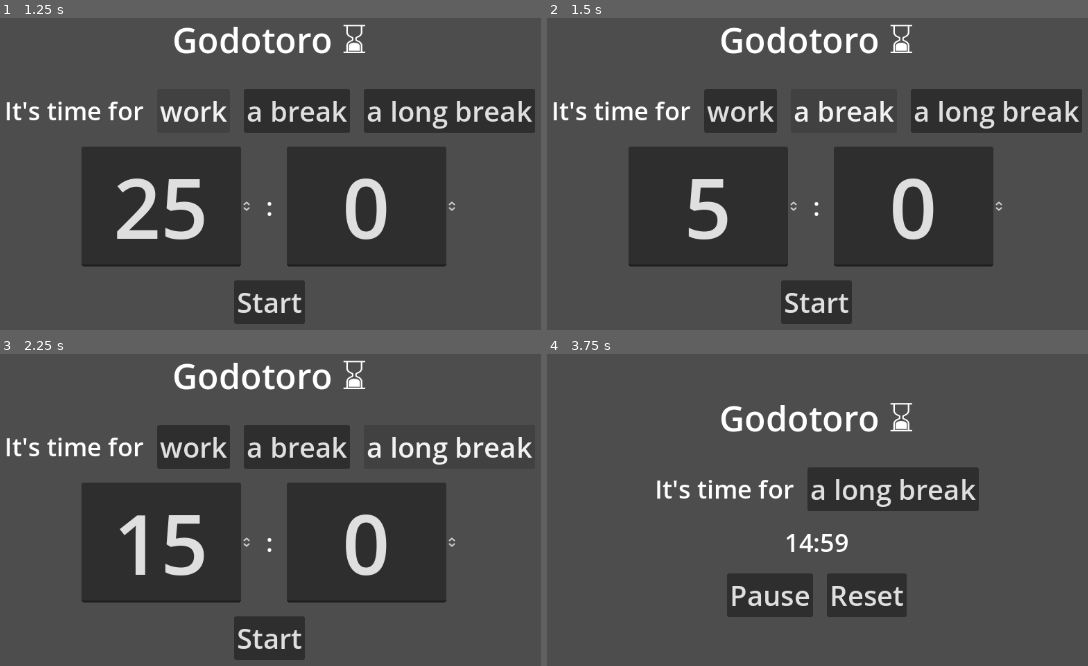
Above: before the commit, frames 1-4 (two rows, left to right).
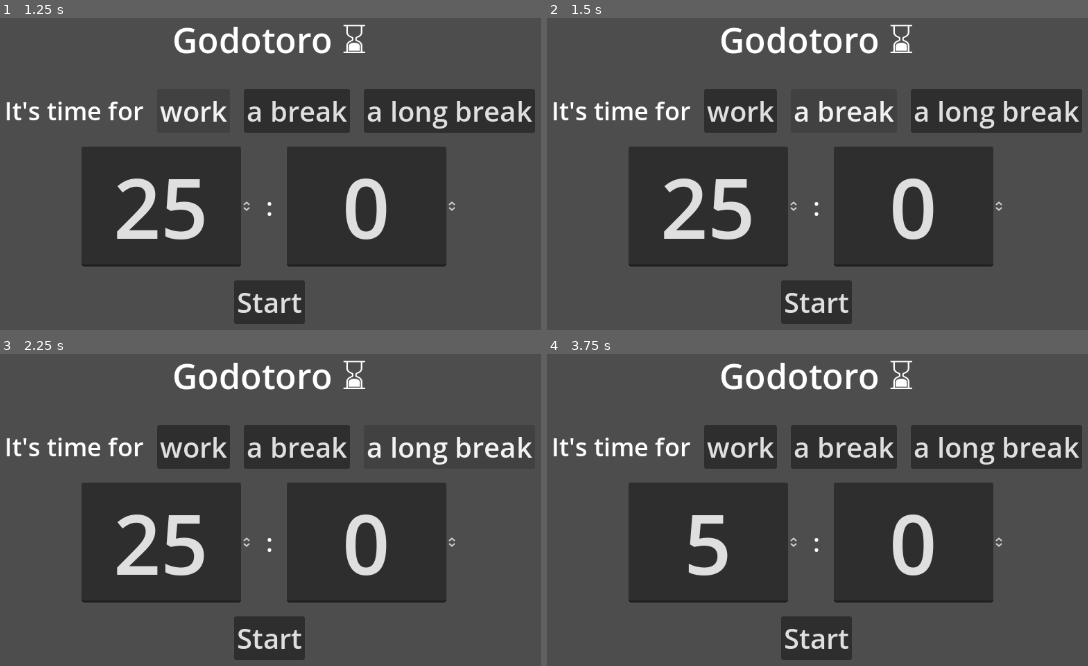
Above: after the commit, the same moments.

Repository: philnewberryls/godotoro
Game: Godot game, scene res://main.tscn
The game is run twice, just before and just after one commit, with the same random seed, the same clock (stepped at 60 frames per second) and the same inputs.
Inputs (mouse positions are in pixels of both pictures, inside the frame that each line leads up to):
- Up to frame 1 (1.25 s): click "work" at 0.5 s
- Up to frame 2 (1.5 s): click "a break" at 1.25 s
- Up to frame 3 (2.25 s): click "a long break" at 2 s
- Up to frame 4 (3.75 s): click "Start" at 2.75 s; click (914, 594) at 3.5 s, where only the run after the commit has a clickable "Skip"

Frame 1 is identical in both runs. In frame 2, 1.5% of the frame differs, in the area x 21-38%, y 51-72%; in frame 3, 0.7%; in frame 4, 36%, in the area x 1-99%, y 1-99%.

Commit message:
Redid the way mode switching occurs. Modes now naturally progress from Work > Break > Work > Break infinitely

Diff:
--- a/timer_interface/ModeButton.gd
+++ /dev/null
@@ -1,30 +0,0 @@
-extends Button
-class_name ModeButton
-
-signal mode_change_requested()
-
-@export var is_active_mode: bool = false :
-	set(value):
-		is_active_mode = value
-		if is_active_mode:
-			self.theme_type_variation = "ActiveMode"
-			mode_change_requested.emit(self.name)
-		else:
-			self.theme_type_variation = "InactiveMode"
-
-
-func _ready():
-	button_up.connect(_react_to_press)
-
-
-func _react_to_press():
-	get_tree().call_group("mode_buttons", "return_to_default_state")
-	is_active_mode = true
-
-
-func return_to_default_state():
-	is_active_mode = false
-
-
-func hide_if_inactive():
-	if not is_active_mode: self.hide()
--- a/timer_interface/gui.gd
+++ b/timer_interface/gui.gd
@@ -20,6 +20,9 @@
 @export var timer_setup_minutes: SpinBox
 @export var timer_setup_seconds: SpinBox
 @export var timer_display: Label
+@export var mode_button_work: ModeButton
+@export var mode_button_short_break: ModeButton
+@export var mode_button_long_break: ModeButton
 
 var default_work_time_seconds: int = 60 * 25
 var default_short_break_time_seconds: int = 60 * 5
@@ -51,15 +54,19 @@
 
 
 func _on_mode_button_mode_change_requested(mode_name: String):
+	get_tree().call_group("mode_buttons", "deactivate_if_still_active")
+	var intended_mode_switch: TimerInterface.mode_states
 	if mode_name.to_lower().contains("work"):
-		timer_interface.current_mode = timer_interface.mode_states.WORK
+		intended_mode_switch = timer_interface.mode_states.WORK
 	elif mode_name.to_lower().contains("short"):
-		timer_interface.current_mode = timer_interface.mode_states.SHORT_BREAK
+		intended_mode_switch = timer_interface.mode_states.SHORT_BREAK
 	elif mode_name.to_lower().contains("long"):
-		timer_interface.current_mode = timer_interface.mode_states.LONG_BREAK
+		intended_mode_switch = timer_interface.mode_states.LONG_BREAK
 	else:
 		printerr("Invalid mode name given!")
-	reset_setup_fields()
+	if intended_mode_switch == timer_interface.current_mode:
+		return
+		show_time_input_ready_display()
 
 
 func _convert_float_to_clock_display(time_to_convert: float) -> String:
@@ -86,10 +93,26 @@
 			timer_in_progress_buttons.show()
 			timer_display.show()
 			get_tree().call_group("mode_buttons", "hide_if_inactive")
-
 		_:
 			printerr("Invalid state switch request given!")
 
+
+func show_time_input_ready_display():
+	_switch_displayed_buttons(button_display_states.TIMER_READY)
+	_switch_to_appropriate_mode_button()
+	reset_setup_fields()
+
+
+func _switch_to_appropriate_mode_button():
+	get_tree().call_group("mode_buttons", "deactivate")
+	match timer_interface.current_mode:
+		timer_interface.mode_states.WORK:
+			mode_button_work.is_active_mode = true
+		timer_interface.mode_states.SHORT_BREAK:
+			mode_button_short_break.is_active_mode = true
+		timer_interface.mode_states.LONG_BREAK:
+			mode_button_long_break.is_active_mode = true
+	get_tree().call_group("mode_buttons", "update_appearences")
 
 
 func update_setup_fields(time_total_in_seconds: float):
--- /dev/null
+++ b/timer_interface/mode_button.gd
@@ -0,0 +1,34 @@
+extends Button
+class_name ModeButton
+
+signal mode_change_requested()
+
+@export var _my_represented_mode: int
+@export var is_active_mode: bool = false
+
+
+func _ready():
+	button_up.connect(_react_to_press)
+
+
+func _react_to_press():
+	get_tree().call_group("mode_buttons", "deactivate")
+	is_active_mode = true
+	get_tree().call_group("mode_buttons", "update_appearences")
+
+
+func deactivate():
+	is_active_mode = false
+
+
+func update_appearences():
+	if is_active_mode: theme_type_variation = "ActiveMode"
+	else: theme_type_variation = "InactiveMode"
+
+
+func hide_if_inactive():
+	if not is_active_mode: self.hide()
+
+
+func _on_button_up():
+	pass # Replace with function body.
--- a/timer_interface/timer_interface.gd
+++ b/timer_interface/timer_interface.gd
@@ -27,6 +27,7 @@
 func _on_active_timer_timeout():
 	audio_player.play(0.0)
 	gui.announce_timer_finished()
+	_progress_current_mode()
 
 
 func _on_gui_new_timer_start_requested(minutes: int, seconds: int):
@@ -44,3 +45,18 @@
 
 func _on_gui_timer_resume_requested():
 	active_timer.paused = false
+
+
+func _on_skip_button_button_up():
+	active_timer.start(0.1)
+
+
+func _progress_current_mode():
+	match current_mode:
+		mode_states.WORK:
+			current_mode = mode_states.SHORT_BREAK
+		mode_states.SHORT_BREAK:
+			current_mode = mode_states.WORK
+		mode_states.LONG_BREAK:
+			current_mode = mode_states.WORK
+	gui.show_time_input_ready_display()
--- a/timer_interface/timer_interface.tscn
+++ b/timer_interface/timer_interface.tscn
@@ -3,9 +3,9 @@
 [ext_resource type="Theme" uid="uid://bvecnc26kw5cj" path="res://timer_interface/timer_interface_theme.tres" id="1_kawb5"]
 [ext_resource type="Script" path="res://timer_interface/timer_interface.gd" id="2_2vjti"]
 [ext_resource type="Script" path="res://timer_interface/gui.gd" id="2_kbg0o"]
-[ext_resource type="Script" path="res://timer_interface/ModeButton.gd" id="3_2xlqj"]
-[ext_resource type="Script" path="res://timer_interface/PauseResumeButton.gd" id="3_autak"]
 [ext_resource type="AudioStream" uid="uid://cllsbeklaabnb" path="res://timer_interface/audio/131348__kaonaya__bell-at-daitokuji-templekyoto.wav" id="5_gc1de"]
+[ext_resource type="Script" path="res://timer_interface/mode_button.gd" id="5_v8lcs"]
+[ext_resource type="Script" path="res://timer_interface/pause_resume_button.gd" id="6_ra2xw"]
 
 [sub_resource type="GDScript" id="GDScript_78x87"]
 script/source = "extends AudioStreamPlayer
@@ -32,7 +32,7 @@
 stream = ExtResource("5_gc1de")
 script = SubResource("GDScript_78x87")
 
-[node name="GUI" type="CenterContainer" parent="." node_path …(136 unchanged characters)… , "timer_setup_seconds", "timer_display")]
+[node name="GUI" type="CenterContainer" parent="." node_path …(136 unchanged characters)… , "timer_setup_seconds", "timer_display", "mode_button_work", "mode_button_short_break", "mode_button_long_break")]
 layout_mode = 1
 anchors_preset = 15
 anchor_right = 1.0
@@ -52,6 +52,9 @@
 timer_setup_minutes = NodePath("VBoxContainer/TimerSetupFields/Minutes")
 timer_setup_seconds = NodePath("VBoxContainer/TimerSetupFields/Seconds")
 timer_display = NodePath("VBoxContainer/InProgressTimeDisplay")
+mode_button_work = NodePath("VBoxContainer/ModeButtons/WorkModeButton")
+mode_button_short_break = NodePath("VBoxContainer/ModeButtons/ShortBreakModeButton")
+mode_button_long_break = NodePath("VBoxContainer/ModeButtons/LongBreakModeButton")
 
 [node name="VBoxContainer" type="VBoxContainer" parent="GUI"]
 layout_mode = 2
@@ -75,7 +78,7 @@
 focus_mode = 0
 theme_type_variation = &"ActiveMode"
 text = "work"
-script = ExtResource("3_2xlqj")
+script = ExtResource("5_v8lcs")
 is_active_mode = true
 
 [node name="ShortBreakModeButton" type="Button" parent="GUI/VBoxContainer/ModeButtons" groups=["mode_buttons"]]
@@ -83,14 +86,16 @@
 focus_mode = 0
 theme_type_variation = &"InactiveMode"
 text = "a break"
-script = ExtResource("3_2xlqj")
+script = ExtResource("5_v8lcs")
+_my_represented_mode = 1
 
 [node name="LongBreakModeButton" type="Button" parent="GUI/VBoxContainer/ModeButtons" groups=["mode_buttons"]]
 layout_mode = 2
 focus_mode = 0
 theme_type_variation = &"InactiveMode"
 text = "a long break"
-script = ExtResource("3_2xlqj")
+script = ExtResource("5_v8lcs")
+_my_represented_mode = 2
 
 [node name="TimerSetupFields" type="HBoxContainer" parent="GUI/VBoxContainer"]
 layout_mode = 2
@@ -137,11 +142,15 @@
 layout_mode = 2
 toggle_mode = true
 text = "Pause"
-script = ExtResource("3_autak")
+script = ExtResource("6_ra2xw")
 
 [node name="ResetTimerButton" type="Button" parent="GUI/VBoxContainer/InProgressButtons"]
 layout_mode = 2
 text = "Reset"
+
+[node name="SkipButton" type="Button" parent="GUI/VBoxContainer/InProgressButtons"]
+layout_mode = 2
+text = "Skip"
 
 [connection signal="timeout" from="ActiveTimer" to="." method="_on_active_timer_timeout"]
 [connection signal="new_timer_start_requested" from="GUI" to="." method="_on_gui_new_timer_start_requested"]
@@ -153,3 +162,4 @@
 [connection signal="timer_resume_requested" from="GUI/VBoxContainer/InProgressButtons/PauseResumeButton" to="GUI" method="_on_pause_resume_button_timer_resume_requested"]
 [connection signal="toggled" from="GUI/VBoxContainer/InProgressButtons/PauseResumeButton" to="GUI/VBoxContainer/InProgressButtons/PauseResumeButton" method="_on_toggled"]
 [connection signal="button_up" from="GUI/VBoxContainer/InProgressButtons/ResetTimerButton" to="GUI" method="_on_reset_timer_button_button_up"]
+[connection signal="button_up" from="GUI/VBoxContainer/InProgressButtons/SkipButton" to="." method="_on_skip_button_button_up"]
Renamed: timer_interface/PauseResumeButton.gd -> timer_interface/pause_resume_button.gd
